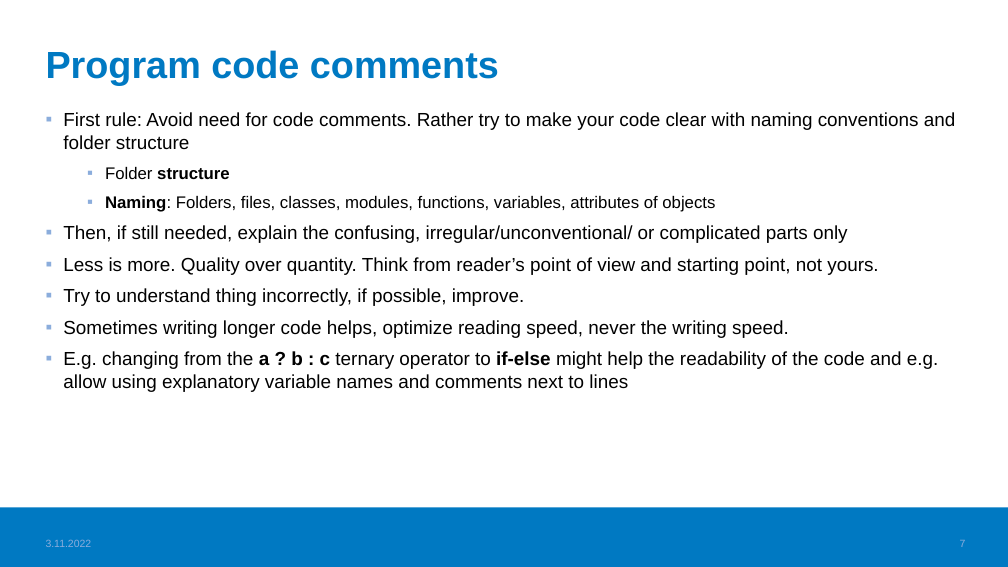
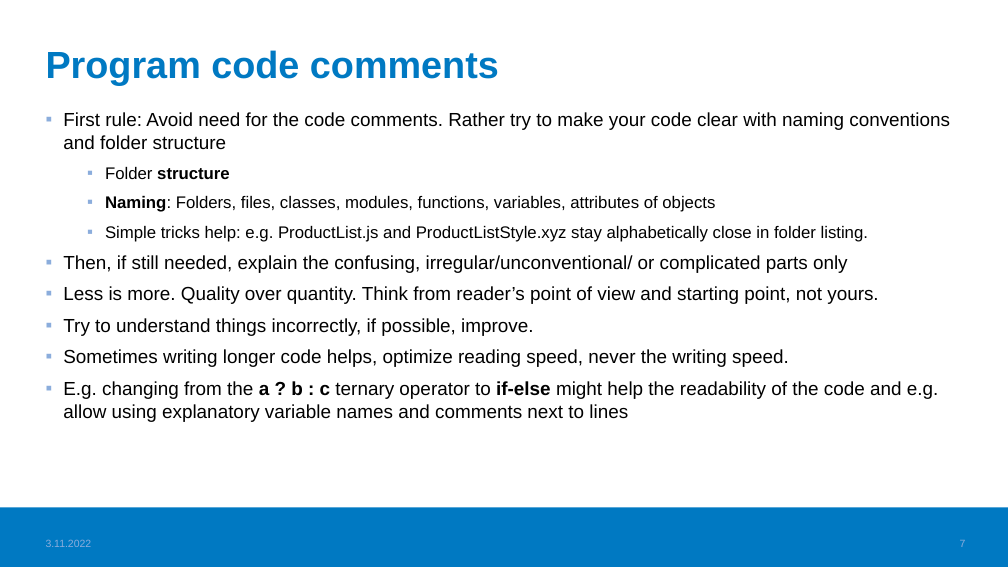
Before and after one commit to haagahelia/ohke-teknologiat, a slide deck: slide 7 of 06_ohjelmistoarkkitehtuurit_ja_patternit/documentation_principles_for_sw_projects.pptx. Drawn at 1008x567 pixels with LibreOffice and Linux fonts; fonts in the diff are those of the drawing; background and template pictures are left out. Boxes give left, top, right and bottom in pixels: in the first picture for what was removed or moved away, otherwise in the second. Text is boxed around its words. In the diff, an @@ line names an element or a change of style, - is before the commit and + after.

```diff
--- a/06_ohjelmistoarkkitehtuurit_ja_patternit/documentation_principles_for_sw_projects.pptx
+++ b/06_ohjelmistoarkkitehtuurit_ja_patternit/documentation_principles_for_sw_projects.pptx
@@ text at (63,112,950,150): text changed @@
-▪ First rule: Avoid need for code comments. Rather try to make your code clear with naming conventions and folder structure
+▪ First rule: Avoid need for the code comments. Rather try to make your code clear with naming conventions and folder structure
@@ text at (105,226,868,242): paragraph added @@
+  ▪ Simple tricks help: e.g. ProductList.js and ProductListStyle.xyz stay alphabetically close in folder listing.
@@ text at (63,318,533,336): text changed @@
-▪ Try to understand thing incorrectly, if possible, improve.
+▪ Try to understand things incorrectly, if possible, improve.
```
Also in this commit, not shown: 2 other slides changed, 1 other file.
